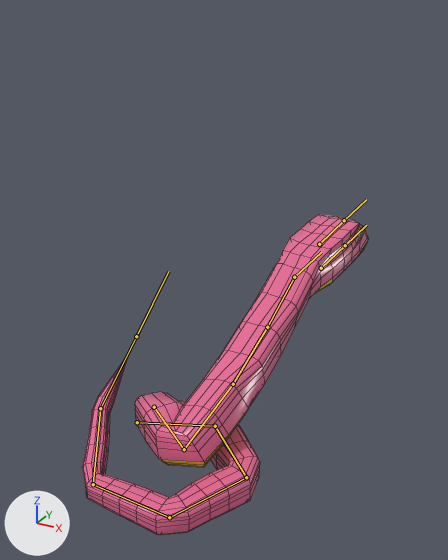
Renders of the FBX model Assets/Models/Snek/Snake.fbx from each side of a commit.
Camera for both pictures: a camera (50 mm lens) standing at (2.03, -2.56, 2.39) and looking at (0.32, 0.55, 0.84). The lights are fixed; the arrows at lower left show +X, +Y and +Z. Both versions are drawn at frame 1 of the action 'Armature|TreeNoPose'; the numbers are the values there. The bones that bend it are drawn over the model as lines. Mesh edges are drawn as thin lines.
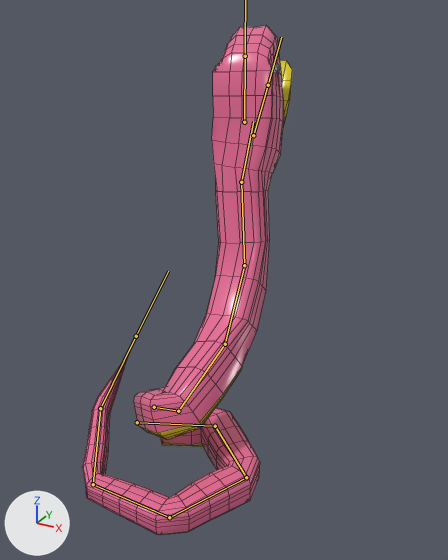
The change, as a diff of the scene's bpy script:
```diff
--- a/Assets/Models/Snek/Snake.fbx.py
+++ b/Assets/Models/Snek/Snake.fbx.py
@@ bone_bone @@
 bone_bone = bpy.data.objects['Armature'].pose.bones['Bone']
-bone_bone.rotation_quaternion = (0.89, -0.039, 0.02, -0.454)  # degrees (-5, 0, -54)
+bone_bone.rotation_quaternion = (0.86, -0.229, 0.12, -0.44)  # degrees (-30, 0, -54)
@@ bone_bone_001 @@
 bone_bone_001 = bpy.data.objects['Armature'].pose.bones['Bone.001']  # child of 'Bone'
-bone_bone_001.rotation_quaternion = (0.524, -0.222, 0.086, -0.817)  # degrees (-23, -16, -111)
+bone_bone_001.rotation_quaternion = (0.557, -0.132, 0.277, -0.772)  # degrees (-35, 6, -110)
@@ bone_bone_002 @@
 bone_bone_002 = bpy.data.objects['Armature'].pose.bones['Bone.002']  # child of 'Bone.001'
-bone_bone_002.rotation_quaternion = (0.974, -0.001, 0.219, -0.055)  # degrees (-2, 25, -7)
+bone_bone_002.rotation_quaternion = (0.951, -0.219, 0.213, -0.036)  # degrees (-28, 23, -10)
@@ bone_bone_003 @@
 bone_bone_003 = bpy.data.objects['Armature'].pose.bones['Bone.003']  # child of 'Bone.002'
-bone_bone_003.rotation_quaternion = (0.994, -0.003, 0.111, -0.019)  # degrees (-1, 13, -2)
+bone_bone_003.rotation_quaternion = (0.954, -0.273, 0.105, -0.061)  # degrees (-33, 10, -10)
@@ bone_bone_005 @@
 bone_bone_005 = bpy.data.objects['Armature'].pose.bones['Bone.005']  # child of 'Bone.004'
-bone_bone_005.location = (0.0, 0.0, 0.0)
-bone_bone_005.rotation_quaternion = (1.0, -0.01, 0.0, 0.0)  # degrees (-1, 0, 0)
+bone_bone_005.location = (0.01, 0.0, 0.0)
+bone_bone_005.rotation_quaternion = (0.988, -0.085, 0.106, -0.072)  # degrees (-11, 11, -9)
@@ bone_bone_006 @@
 bone_bone_006 = bpy.data.objects['Armature'].pose.bones['Bone.006']  # child of 'Bone.004'
-bone_bone_006.location = (0.0, 0.0, 0.0)
-bone_bone_006.rotation_quaternion = (1.0, 0.007, 0.0, 0.0)  # degrees (1, 0, 0)
+bone_bone_006.location = (0.04, -0.05, -0.01)
+bone_bone_006.rotation_quaternion = (0.974, 0.21, 0.07, -0.045)  # degrees (24, 9, -3)
```

Changed parts and their boxes [x1, y1, x2, y2] in the pictures (448 x 560 px):
'Cube', posed (26% narrower, 58% taller): before [82, 214, 368, 535]; after [82, 26, 292, 535]
bone 'Bone', root to tip: before (154, 407) to (184, 449); after (154, 407) to (178, 411)
bone 'Bone.001', root to tip: before (184, 449) to (233, 384); after (178, 411) to (225, 344)
bone 'Bone.002', root to tip: before (233, 384) to (267, 327); after (225, 344) to (244, 265)
bone 'Bone.003', root to tip: before (267, 327) to (294, 277); after (244, 265) to (241, 182)
bone 'Bone.005', root to tip: before (319, 244) to (344, 220); after (244, 122) to (245, 56)
bone 'Bone.006', root to tip: before (321, 268) to (345, 245); after (253, 135) to (268, 85)
